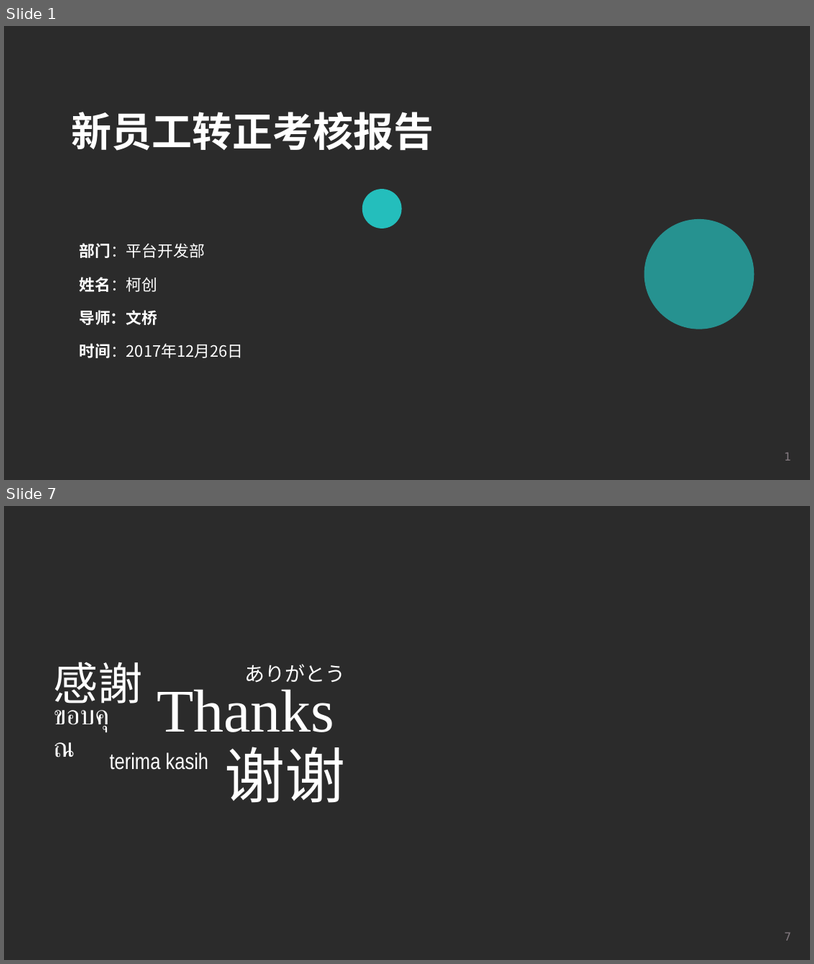
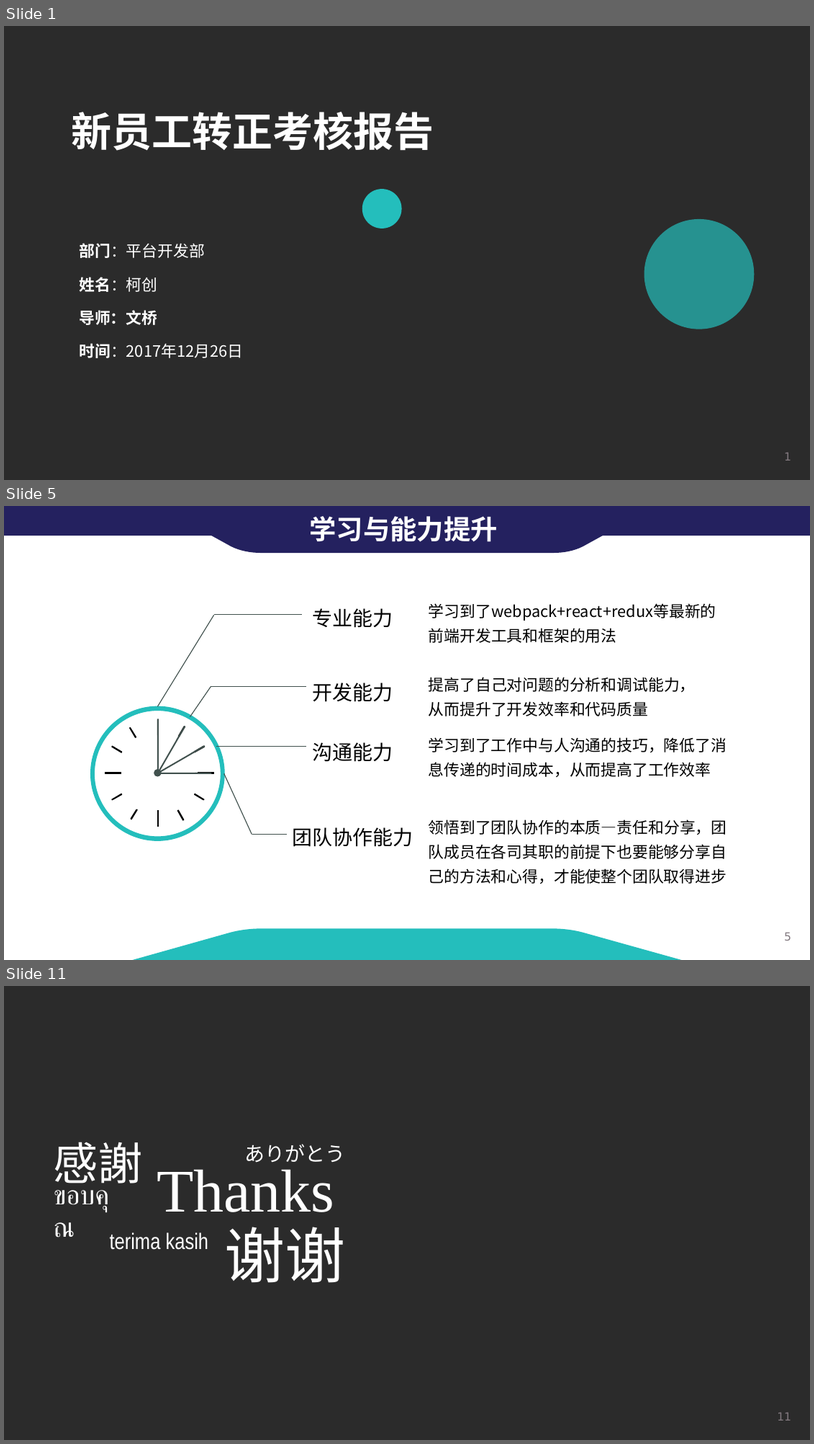
Before and after one commit to careyke/zhuangzheng, a slide deck: 转正评审-柯创.pptx. Shown one above the other, each under a label of ours: slides 1 and 7 before the commit, slides 1, 5 and 11 after it; the slides between them are not shown. The pictures are 814x964 and 814x1444 pixels, drawn with LibreOffice and Linux fonts; fonts in the diff are those of the drawing; background and template pictures are left out; a plain dark background stands for a picture behind light text. Boxes give left, top, right and bottom in pixels: in the first picture for what was removed or moved away, otherwise in the second. Text is boxed around its words. In the diff, an @@ line names an element or a change of style, - is before the commit and + after.

```diff
--- a/转正评审-柯创.pptx
+++ b/转正评审-柯创.pptx
@@ slide 5 added at (4, 506, 810, 960), background #FFFFFF; not listed: 1 template element that a slide beside it also shows @@
@@ rectangle added at (4, 506, 810, 536), fill #24215F @@
@@ freeform shape added at (158, 506, 657, 553), fill #24215F @@
@@ text added at (309, 516, 497, 542), 24 pt, text #FFFFFF, bold @@
+学习与能力提升
@@ text added at (313, 608, 394, 628), 18 pt, text #000000 @@
+专业能力
@@ text added at (429, 603, 717, 620), 14 pt, text #000000 @@
+学习到了webpack+react+redux等最新的前端开发工具和框架的用法
@@ line added from (158, 706) to (214, 615), #41514E 0.75 pt @@
@@ line added from (214, 615) to (302, 615), #41514E 0.75 pt @@
@@ text added at (429, 677, 696, 716), 14 pt, text #000000 @@
+提高了自己对问题的分析和调试能力，从而提升了开发效率和代码质量
@@ line added from (190, 716) to (211, 687), #41514E 0.75 pt @@
@@ line added from (211, 687) to (306, 687), #41514E 0.75 pt @@
@@ text added at (313, 682, 394, 702), 18 pt, text #000000 @@
+开发能力
@@ rectangle added at (157, 718, 158, 772), fill #41514E @@
@@ rectangle added at (157, 719, 158, 736), fill #41514E @@
@@ rectangle added at (157, 726, 185, 773), fill #41514E @@
@@ rectangle added at (176, 726, 185, 740), fill #41514E @@
@@ text added at (313, 742, 394, 762), 18 pt, text #000000 @@
+沟通能力
@@ text added at (429, 737, 727, 777), 14 pt, text #000000 @@
+学习到了工作中与人沟通的技巧，降低了消息传递的时间成本，从而提高了工作效率
@@ rectangle added at (157, 745, 205, 773), fill #41514E @@
@@ rectangle added at (190, 746, 205, 754), fill #41514E @@
@@ line added from (217, 746) to (306, 746), #41514E 0.75 pt @@
@@ ellipse added at (152, 767, 162, 777), fill #41514E @@
@@ ellipse added at (152, 767, 162, 777), fill #41514E @@
@@ ellipse added at (154, 769, 161, 776), fill #41514E @@
@@ ellipse added at (154, 769, 161, 776), fill #41514E @@
@@ rectangle added at (157, 772, 211, 774), fill #41514E @@
@@ rectangle added at (195, 772, 211, 773), fill #41514E @@
@@ group added at (91, 706, 225, 840): 9 freeform shapes, 4 rectangles @@
@@ line added from (224, 774) to (252, 834), #41514E 0.75 pt @@
@@ text added at (293, 827, 414, 847), 18 pt, text #000000 @@
+团队协作能力
@@ text added at (429, 819, 728, 883), 14 pt, text #000000 @@
+领悟到了团队协作的本质—责任和分享，团队成员在各司其职的前提下也要能够分享自己的方法和心得，才能使整个团队取得进步
@@ line added from (252, 834) to (287, 834), #41514E 0.75 pt @@
@@ freeform shape added at (132, 929, 682, 960), fill #24BEBC @@
@@ what was slide 7 is now slide 11 @@
@@ page number at (777, 1412, 792, 1420): text changed @@
-7
+11
```
Also in this commit, not shown: 4 slides changed, 4 other slides added, 1 slide removed.
